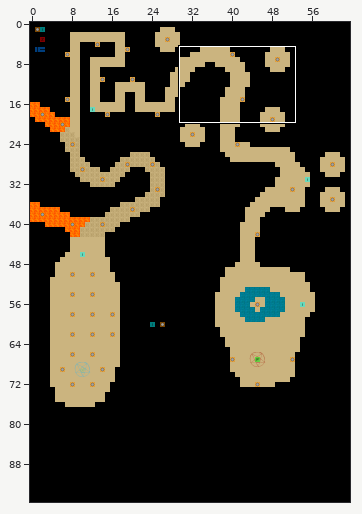
An edit to a level. Tiled map (JSON), assets/maps/chap1.json. Above, an overview of the earlier version with the close-up marked.
Close-up. Old version:
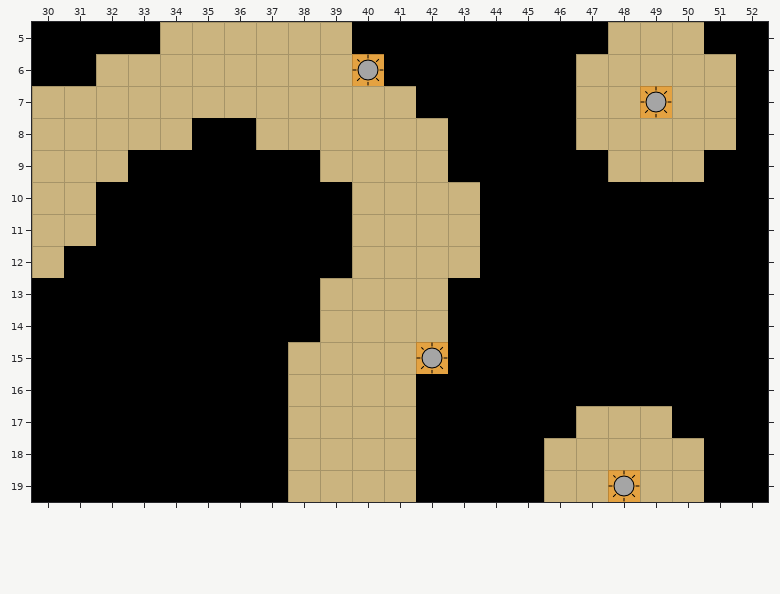
Cells are 32x32 px. Shown: x 30..52, y 5..19.
The result:
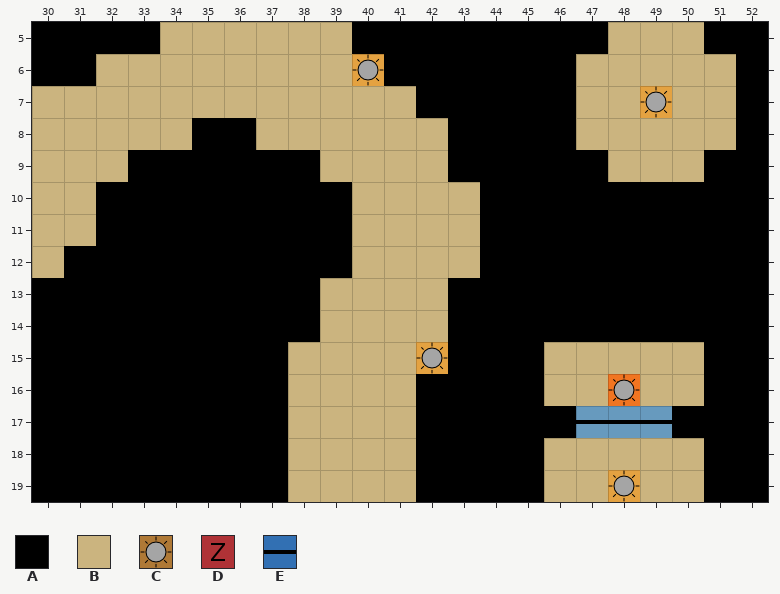
Key: from "basic": A 0, B 1; from "items": C 0, D 2, E 3.
_ is an empty cell.
Objects are placed by their top-left corner, in cells (3,4 is the top-left corner of cell 3,4); size is 1x1 cell unless given.
Diff:
Layer "map":
Tile A gives way to tile B in rows 15 to 16 at x 46 to 50.
Layer "doods":
A new object: D "Zombie" at 48,16.
Layer "lights":
A new object: C "LowLightMaze" at 48,16.
Layer "doors":
A new object: E "HDoor" at 47,17.
A new object: E "HDoor" at 48,17.
A new object: E "HDoor" at 49,17.
Where, in picture pixels (left, top, right, bottom), the same in both close-ups:
changed: (544, 342, 704, 438)
